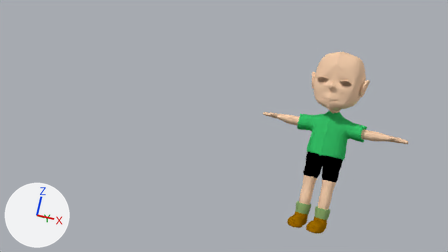
Two versions of the Blender file menino.com.colorido.blend, one commit apart.
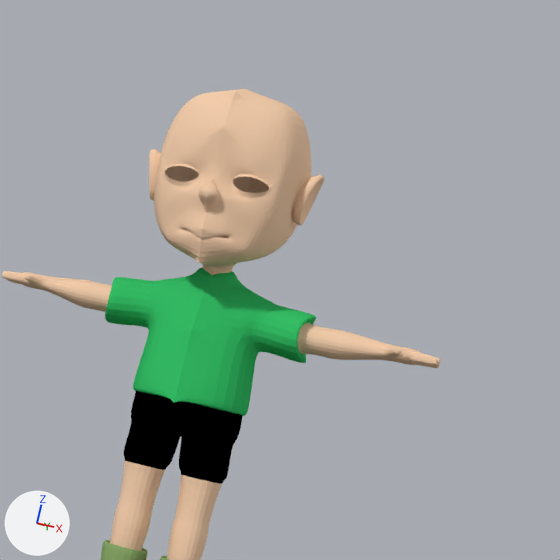
Each version appears first from the file's camera 'Camera', and next in a close-up on the part from 59% to 100% of the width and 9% to 82% of the height. Arrows for +X, +Y and +Z are at lower left; the lights stay in place.
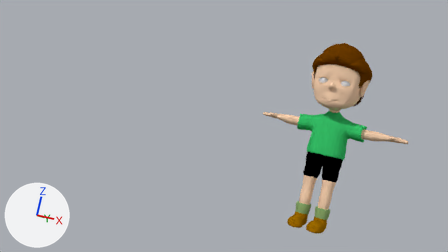
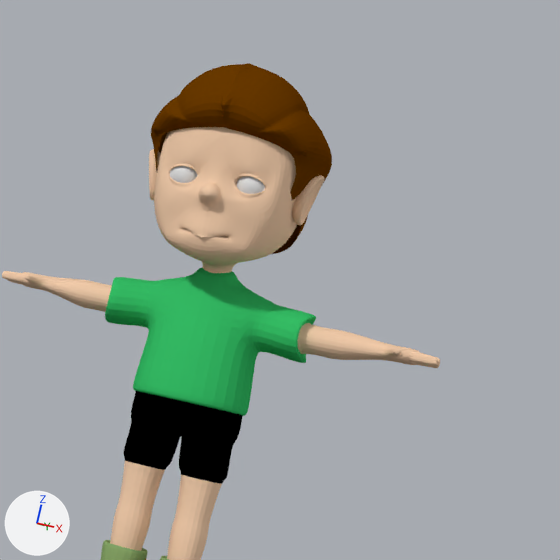
Where the change shows, as pixel boxes (x1, y1, x2, y2) in the close-ups (560 x 560 px; the box of a moved part takes in the faces that stretch with it):
'Cube.000', reshaped
    before: (2, 89, 440, 560)
    after: (2, 127, 440, 560)
'Cabelo', added (brown)
    after: (151, 63, 332, 254)
'Sphere.001', added
    after: (237, 176, 265, 194)
'Sphere', added
    after: (170, 166, 197, 183)
part 1 of me_cube_003, moved or reshaped
    before: (156, 127, 286, 219)
    after: (157, 128, 286, 219)

The edits, one by one:
Material 'Cabelo' (mat_cabelo) is new.
Its base color is (0.147, 0.0426, 0.0) (brown #6b3a00).
me_cube_003 is used by ob_cube_000; location (-2.7, -2.88, 1.18); rotation (0.0, 0.0, 3.142), in degrees (0, 0, 180); scale (0.842, 0.842, 0.842).
me_cube_003 had 1078 vertices, 1072 faces, 6 loose edges and spanned x -2.54..2.54, y -1.1..1.01, z -5.05..1.07.
me_cube_003 now has 1094 vertices, 1090 faces, 6 loose edges and spans x -2.54..2.54, y -1.1..1.01, z -5.05..1.07.
me_cube_003 part 1: 10 vertices moved from x -0.55..0.55, y 0.71..0.77, z -0.22..0.0 to x -0.51..0.51, y 0.64..0.73, z -0.21..0.0; 10 vertices removed from x -0.6..0.6, y 0.66..0.82, z -0.1..-0.03; 26 vertices added at x -0.55..0.55, y 0.6..0.83, z -0.2..0.01.
Mesh me_cube_004 is new.
It has 145 vertices, 130 faces and spans x -1.09..1.09, y -1.11..1.17, z -0.81..1.31.
It uses material mat_cabelo (brown #6b3a00).
Mesh me_sphere is new.
It is a UV sphere (32 segments, 16 rings, poles along z) spanning x -1.0..1.0, y -1.0..1.0, z -1.0..1.0.
Object 'Cabelo' (ob_cabelo) is new; it shows me_cube_004.
Its location is (-2.7, -2.88, 1.18).
Its rotation in degrees is (0, 0, 180).
Its scale is (0.842, 0.842, 0.842).
It gains a SUBSURF modifier named 'Subsurf'.
Modifier setting: levels = 3.
Modifier setting: render_levels = 3.
Object 'Sphere' (ob_sphere) is new; it shows me_sphere.
Its location is (-3.01, -3.39, 1.09).
Its rotation in degrees is (-90, 0, 0).
Its scale is (0.144, 0.144, 0.144).
Object 'Sphere.001' (ob_sphere_001) is new; it shows a copy of me_sphere.
Its location is (-2.39, -3.39, 1.09).
Its rotation in degrees is (-90, 0, 0).
Its scale is (0.144, 0.144, 0.144).
